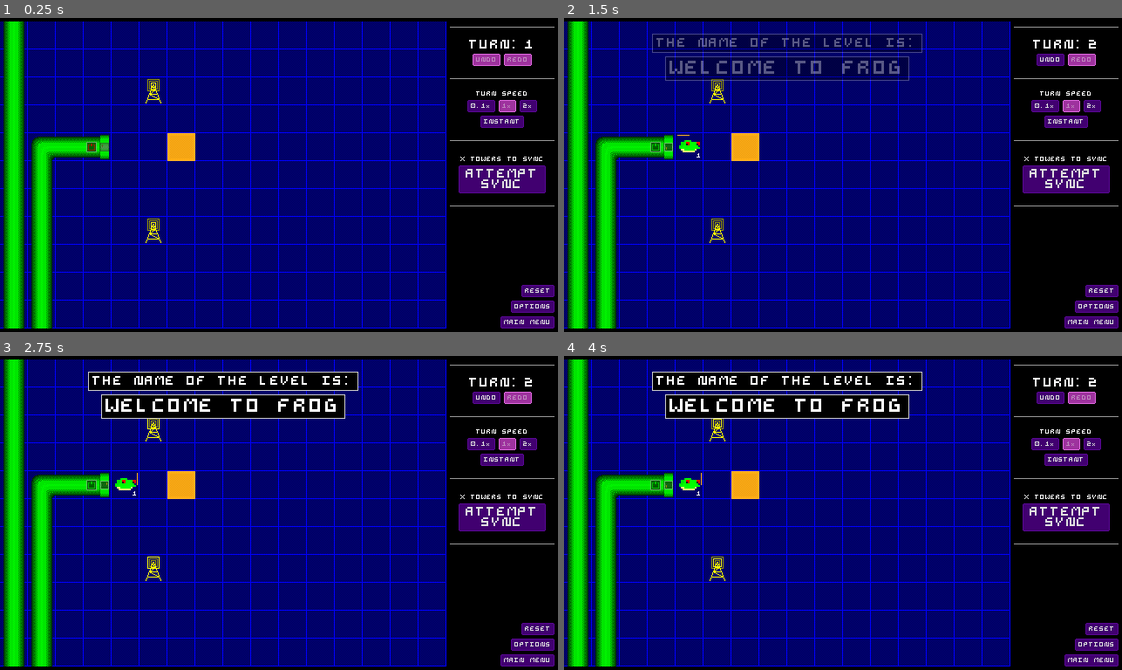
Above: before the commit, frames 1-4 (two rows, left to right).
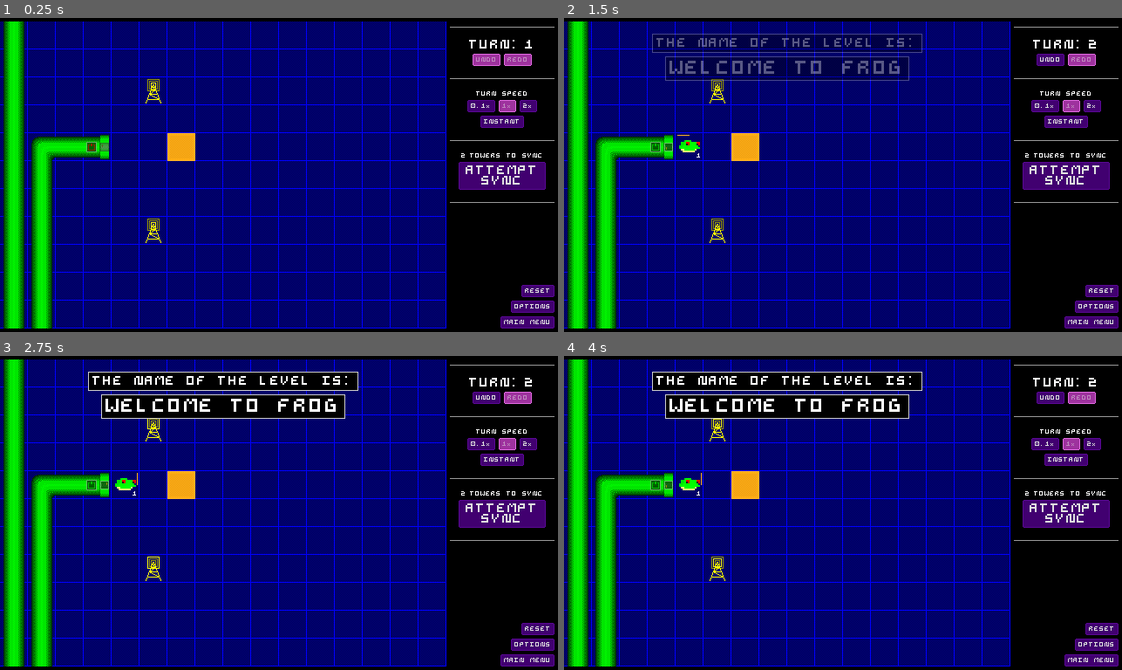
Above: after the commit, the same moments.

Repository: ehj37/Godot-Wild-Jam-98
Game: Godot game, scene res://scratch_levels/00.tscn
Same seed, same stepped clock (60 frames per second), same inputs: the game is played once before the commit and once after it.
Inputs (mouse positions are in pixels of both pictures, inside the frame that each line leads up to):
- Up to frame 1 (0.25 s): no input
- Up to frame 2 (1.5 s): click (653, 146) at 0.5 s; tap Enter (redo) at 1.25, 1.35 s; move the mouse to (965, 159) at 1.27 s; hold Space (speed_up_text) from 1.28 s (still down)
- Up to frame 3 (2.75 s): tap Backspace (undo) at 1.55, 2.1 s; move the mouse to (167, 528) at 2.02 s; release Space (speed_up_text) at 2.03 s; tap Enter (redo) at 2.3 s
- Up to frame 4 (4 s): click "UNDO" at 2.75 s; click "REDO" at 3.5 s

The runs differ from the first frame. In frame 1, 0.9% of the frame differs, in the area x 80-100%, y 43-60%; in frame 2, 0.9%; in frame 3, 0.9%; in frame 4, 0.9%.

Commit message:
Add frog and level sound effects

Diff:
--- a/level/level.gd
+++ b/level/level.gd
@@ -20,6 +20,15 @@
 var _frog_rotate_timer: Timer
 
 @onready var _frog_packed_scene: PackedScene = preload("res://frog/frog.tscn")
+@onready var _frog_move_stream: AudioStreamOggVorbis = preload("./sound_effects/frog_move.ogg")
+@onready var _frog_rotate_stream: AudioStreamOggVorbis = preload("./sound_effects/frog_rotate.ogg")
+@onready var _instruction_changed_stream: AudioStreamOggVorbis = preload(
+	"./sound_effects/frog_instruction_changed.ogg"
+)
+@onready var _frog_spawn_stream: AudioStreamOggVorbis = preload("./sound_effects/frog_spawn.ogg")
+@onready var _undo_stream: AudioStreamOggVorbis = preload("./sound_effects/undo.ogg")
+@onready var _redo_stream: AudioStreamOggVorbis = preload("./sound_effects/redo.ogg")
+@onready var _reset_stream: AudioStreamOggVorbis = preload("./sound_effects/reset.ogg")
 
 
 class FrogSnapshot:
@@ -121,6 +130,7 @@
 				# gets into a nook and needs multiple turns to do a 270 deg turn.
 				next_grid_location = frog.get_next_grid_location()
 				if TurnConfig.get_current_turn_speed() != TurnConfig.TurnSpeed.INSTANT:
+					AudioManager.play_sound_effect(_frog_rotate_stream)
 					_frog_rotate_timer.start()
 					await action_finished
 
@@ -129,6 +139,7 @@
 					next_grid_location
 				)
 				if TurnConfig.get_current_turn_speed() != TurnConfig.TurnSpeed.INSTANT:
+					AudioManager.play_sound_effect(_frog_move_stream)
 					_frog_move_tween = get_tree().create_tween()
 					_frog_move_tween.tween_property(
 						frog,
@@ -150,7 +161,11 @@
 				var signal_blocked_behavior: Frog.OnBlockedBehavior = _get_signal_behavior_at(
 					frog.grid_location, signal_emitters, signal_emitter_to_effected_grid_locations
 				)
-				if signal_blocked_behavior != -1:
+				if (
+					signal_blocked_behavior != -1
+					&& frog.on_blocked_behavior != signal_blocked_behavior
+				):
+					AudioManager.play_sound_effect(_instruction_changed_stream)
 					frog.on_blocked_behavior = signal_blocked_behavior
 
 		var pipes: Array[FrogPipe] = _get_pipes()
@@ -162,6 +177,7 @@
 			if grid.is_empty(spawn_location):
 				var new_frog: Frog = _add_frog(spawn_location, pipe.direction, pipe.instruction)
 				if TurnConfig.get_current_turn_speed() != TurnConfig.TurnSpeed.INSTANT:
+					AudioManager.play_sound_effect(_frog_spawn_stream)
 					new_frog.modulate.a = 0.0
 					_new_frog_fade_tween = get_tree().create_tween()
 					_new_frog_fade_tween.tween_property(
@@ -209,11 +225,13 @@
 	SignalBus.reset_requested.connect(_reset)
 	TurnConfig.turn_speed_changed.connect(_on_turn_speed_changed)
 
+	var num_radio_tiles: int = 0
 	var radio_tile_maps: Array[GridTileMap] = _get_radio_tile_maps()
 	for radio_tile_map: GridTileMap in radio_tile_maps:
 		var grid_tile_locations: Array[Vector2i] = radio_tile_map.get_tile_grid_locations()
 		for grid_tile_location: Vector2i in grid_tile_locations:
 			grid.register_radio_tile(grid_tile_location)
+			num_radio_tiles += 1
 
 	for pipe: FrogPipe in _get_pipes():
 		grid.register_residency(Grid.Residency.PIPE, pipe.grid_location)
@@ -235,8 +253,7 @@
 	for signal_emitter: SignalEmitter in signal_emitters:
 		signal_emitter.update(grid)
 
-	if level_name.length() > 0:
-		SignalBus.level_ready.emit(level_name)
+	SignalBus.level_ready.emit(level_name, num_radio_tiles)
 
 
 func _get_frogs() -> Array[Frog]:
@@ -403,6 +420,8 @@
 	if _current_snapshot_cursor == 0 || _turn_in_progress:
 		return
 
+	AudioManager.play_sound_effect(_undo_stream)
+
 	_current_snapshot_cursor -= 1
 	var snapshot_to_restore: LevelSnapshot = _level_snapshots[_current_snapshot_cursor]
 	_restore_state_from_snapshot(snapshot_to_restore)
@@ -413,6 +432,8 @@
 	if _current_snapshot_cursor == _level_snapshots.size() - 1 || _turn_in_progress:
 		return
 
+	AudioManager.play_sound_effect(_redo_stream)
+
 	_current_snapshot_cursor += 1
 	var snapshot_to_restore: LevelSnapshot = _level_snapshots[_current_snapshot_cursor]
 	_restore_state_from_snapshot(snapshot_to_restore)
@@ -420,6 +441,8 @@
 
 
 func _reset() -> void:
+	AudioManager.play_sound_effect(_reset_stream)
+
 	_level_snapshots.resize(1)
 	_current_snapshot_cursor = 0
 	_restore_state_from_snapshot(_level_snapshots[0])
--- a/signal_bus.gd
+++ b/signal_bus.gd
@@ -8,4 +8,4 @@
 signal undo_requested
 signal redo_requested
 signal reset_requested
-signal level_ready(level_name: String)
+signal level_ready(level_name: String, num_radio_tiles: int)
--- a/ui_layer/ui_layer.gd
+++ b/ui_layer/ui_layer.gd
@@ -3,6 +3,9 @@
 var _selected_turn_speed_button: Button
 
 # gdlint: disable=max-line-length
+@onready var _num_towers_label: Label = get_node(
+	"Control/HBoxContainer/RightPanel/VBoxContainer/SyncContainer/HBoxContainer/NumTowersLabel"
+)
 @onready var _level_name_container: MarginContainer = get_node(
 	"Control/HBoxContainer/LeftSectionContainer/LevelNameContainer"
 )
@@ -53,25 +56,28 @@
 	SignalBus.level_ready.connect(_on_level_ready)
 
 
-func _on_level_ready(level_name: String) -> void:
-	await get_tree().create_timer(1.0).timeout
+func _on_level_ready(level_name: String, num_radio_towers: int) -> void:
+	_num_towers_label.text = str(num_radio_towers)
 
-	_level_name_container.visible = true
-	_level_name_container.modulate.a = 0
-	_level_name_label.text = level_name
+	if level_name.length() > 0:
+		await get_tree().create_timer(1.0).timeout
 
-	var fade_in_tween: Tween = get_tree().create_tween()
-	fade_in_tween.tween_property(_level_name_container, "modulate:a", 1.0, 1.5)
+		_level_name_container.visible = true
+		_level_name_container.modulate.a = 0
+		_level_name_label.text = level_name
 
-	await fade_in_tween.finished
+		var fade_in_tween: Tween = get_tree().create_tween()
+		fade_in_tween.tween_property(_level_name_container, "modulate:a", 1.0, 1.5)
 
-	await get_tree().create_timer(1.5).timeout
+		await fade_in_tween.finished
 
-	var fade_out_tween: Tween = get_tree().create_tween()
-	fade_out_tween.tween_property(_level_name_container, "modulate:a", 0.0, 1.0)
-	await fade_out_tween.finished
+		await get_tree().create_timer(1.5).timeout
 
-	_level_name_container.visible = false
+		var fade_out_tween: Tween = get_tree().create_tween()
+		fade_out_tween.tween_property(_level_name_container, "modulate:a", 0.0, 1.0)
+		await fade_out_tween.finished
+
+		_level_name_container.visible = false
 
 
 func _on_snapshot_update(num_level_snapshots: int, current_snapshot_cursor: int) -> void:
--- a/ui_layer/ui_layer.tscn
+++ b/ui_layer/ui_layer.tscn
@@ -97,6 +97,7 @@
 
 [node name="LevelNameContainer" type="MarginContainer" parent="Control/HBoxContainer/LeftSectionContainer" unique_id=838921622]
 layout_mode = 2
+mouse_filter = 2
 theme_override_constants/margin_left = 10
 theme_override_constants/margin_top = 10
 theme_override_constants/margin_right = 10
@@ -104,6 +105,7 @@
 
 [node name="VBoxContainer" type="VBoxContainer" parent="Control/HBoxContainer/LeftSectionContainer/LevelNameContainer" unique_id=33321003]
 layout_mode = 2
+mouse_filter = 2
 
 [node name="PanelContainer" type="PanelContainer" parent="Control/HBoxContainer/LeftSectionContainer/LevelNameContainer/VBoxContainer" unique_id=998014312]
 layout_mode = 2
@@ -123,6 +125,7 @@
 layout_mode = 2
 size_flags_horizontal = 4
 size_flags_vertical = 4
+mouse_filter = 2
 
 [node name="MarginContainer" type="MarginContainer" parent="Control/HBoxContainer/LeftSectionContainer/LevelNameContainer/VBoxContainer/LevelNameLabelContainer" unique_id=2019357122]
 layout_mode = 2
@@ -241,11 +244,16 @@
 
 [node name="HBoxContainer" type="HBoxContainer" parent="Control/HBoxContainer/RightPanel/VBoxContainer/SyncContainer" unique_id=743042402]
 layout_mode = 2
-
-[node name="Label" type="Label" parent="Control/HBoxContainer/RightPanel/VBoxContainer/SyncContainer" unique_id=371204205]
-layout_mode = 2
-text = "X TOWERS TO SYNC"
-horizontal_alignment = 1
+alignment = 1
+
+[node name="NumTowersLabel" type="Label" parent="Control/HBoxContainer/RightPanel/VBoxContainer/SyncContainer/HBoxContainer" unique_id=371204205]
+layout_mode = 2
+text = "999"
+horizontal_alignment = 1
+
+[node name="Label2" type="Label" parent="Control/HBoxContainer/RightPanel/VBoxContainer/SyncContainer/HBoxContainer" unique_id=1324438671]
+layout_mode = 2
+text = "TOWERS TO SYNC"
 
 [node name="SyncButton" parent="Control/HBoxContainer/RightPanel/VBoxContainer/SyncContainer" unique_id=474992046 instance=ExtResource("3_rbe85")]
 custom_minimum_size = Vector2(100, 0)
Not shown, added: level/sound_effects/frog_instruction_changed.ogg.import
Not shown, added: level/sound_effects/frog_move.ogg.import
Not shown, added: level/sound_effects/frog_rotate.ogg.import
Not shown, added: level/sound_effects/frog_spawn.ogg.import
Not shown, added: level/sound_effects/redo.ogg.import
Not shown, added: level/sound_effects/reset.ogg.import
Not shown, added: level/sound_effects/undo.ogg.import
Not shown, added: level/sound_effects/frog_instruction_changed.ogg
Not shown, added: level/sound_effects/frog_move.ogg
Not shown, added: level/sound_effects/frog_rotate.ogg
Not shown, added: level/sound_effects/frog_spawn.ogg
Not shown, added: level/sound_effects/redo.ogg
(and 2 more such lines)
